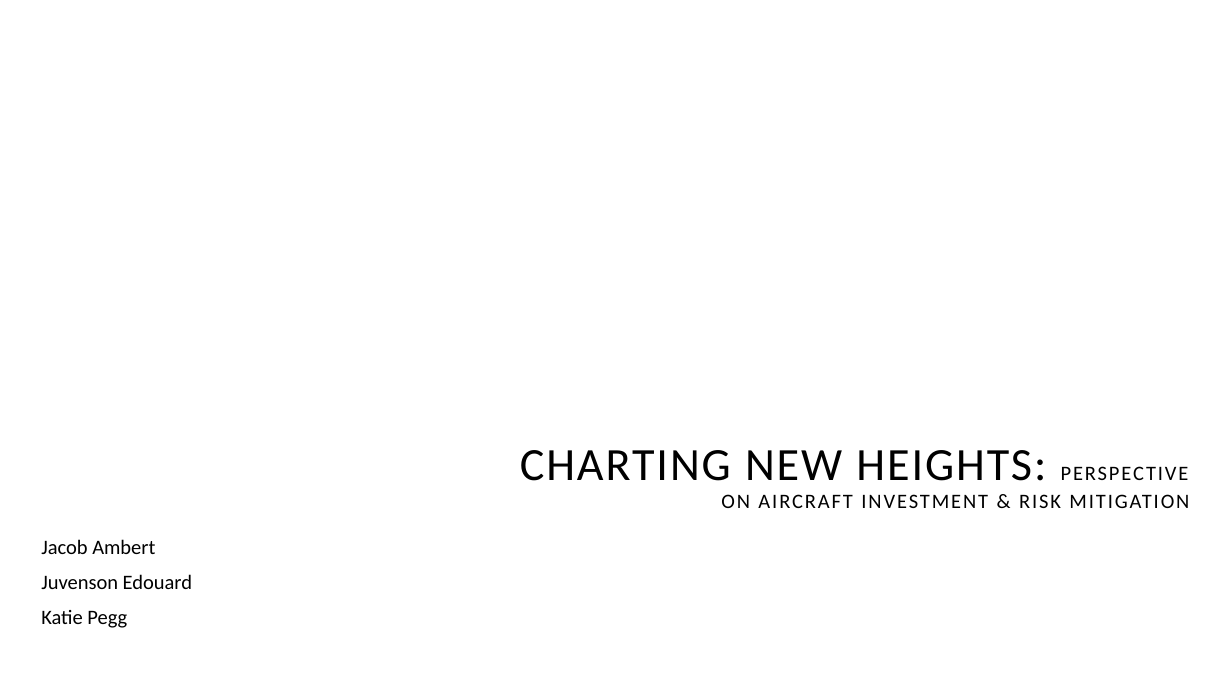
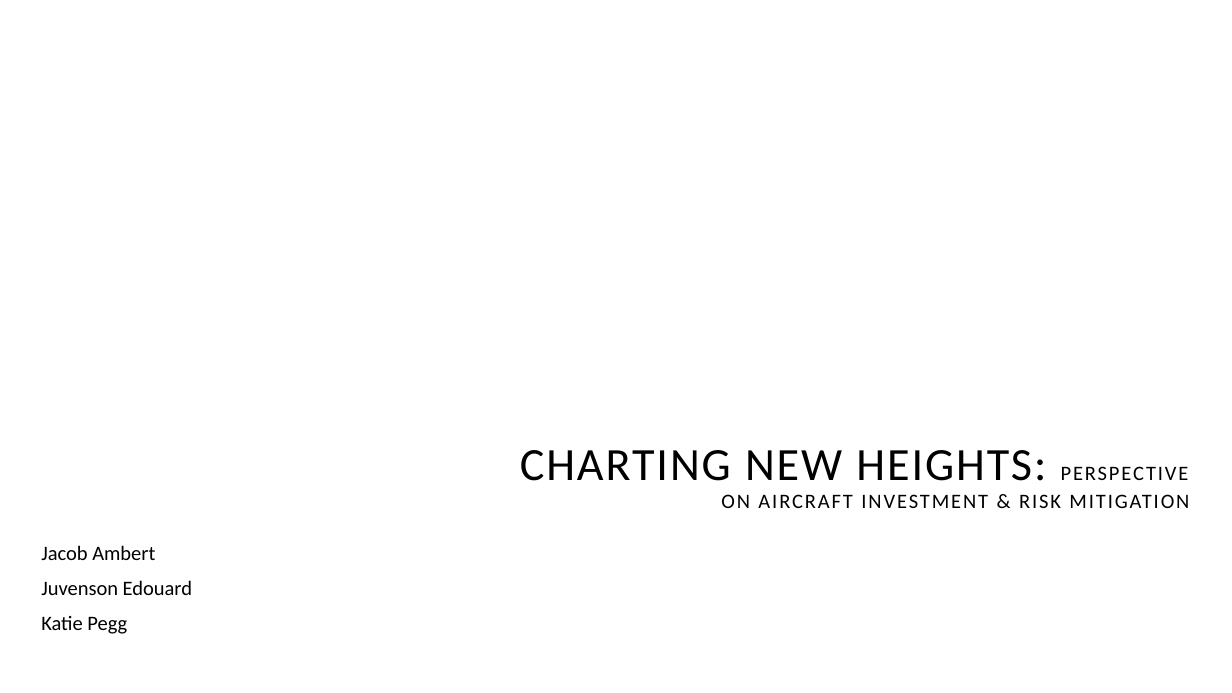
Before and after one commit to K-Pegg/Charting-New-Heights, a slide deck: slide 1 of Charting_New_Heights.pptx. Drawn at 1232x693 pixels with LibreOffice and Linux fonts; fonts in the diff are those of the drawing; background and template pictures are left out. Boxes give left, top, right and bottom in pixels: in the first picture for what was removed or moved away, otherwise in the second. Text is boxed around its words. In the diff, an @@ line names an element or a change of style, - is before the commit and + after.

```diff
--- a/Charting_New_Heights.pptx
+++ b/Charting_New_Heights.pptx
@@ subtitle "Jacob Ambert": place and size @@
-subtitle "Jacob Ambert" at <box>41,539,192,628</box>
+subtitle "Jacob Ambert" at <box>41,545,192,634</box>
```
Also in this commit, not shown: 3 other slides changed.
